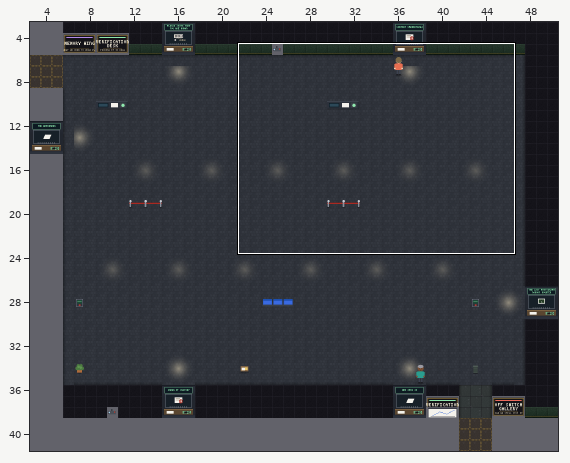
One commit to this Tiled map (JSON): maps/verify.tmj. The first picture is a wide view before the edit; the outline marks the close-up.
Close-up. The starting point:
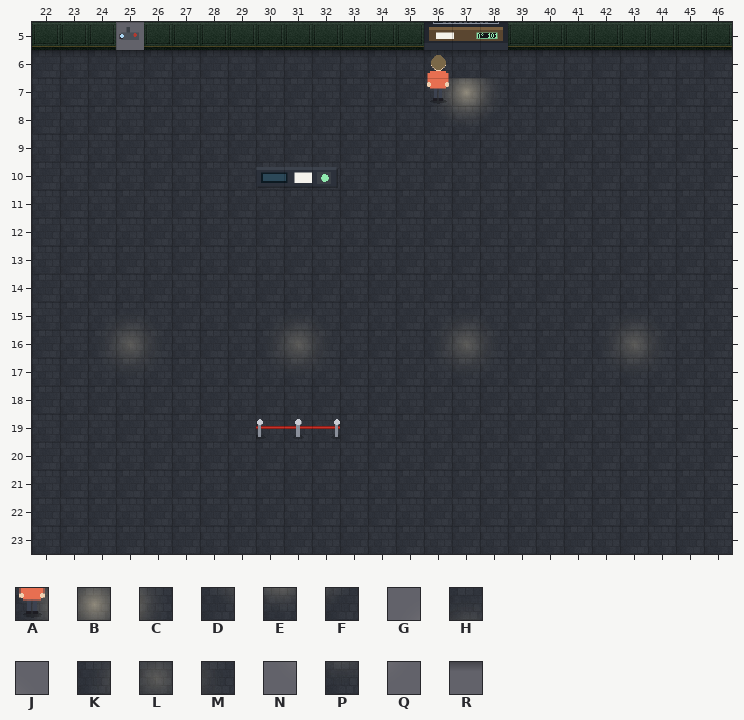
Cells are 32x32 px. Shown: x 22..46, y 5..23. The commit also changed other parts of the map, which this record leaves out.
Key: from "Chunk 2": A 5, B 6, C 7, D 8, E 9, F 10, G 11, H 12, J 13, K 14, L 15, M 16, N 17, P 18, Q 19, R 20.
_ is an empty cell.
Layers that did not change in this view are not listed.
Layer "decor" before, first column x 22:
 5 _________________________
 6 RRRRRRRRRRRRRRRRRRRRRRRRR
 7 ______________ABC________
 8 ______________DEF________
 9 _________________________
10 _________________________
11 _________________________
12 _________________________
13 _________________________
14 _________________________
15 __GHJ___GHJ___GHJ___GHJ__
16 __KLM___KLM___KLM___KLM__
17 __NPQ___NPQ___NPQ___NPQ__
18 _________________________
19 _________________________
20 _________________________
21 _________________________
22 _________________________
23 _________________________
The same view after the edit:
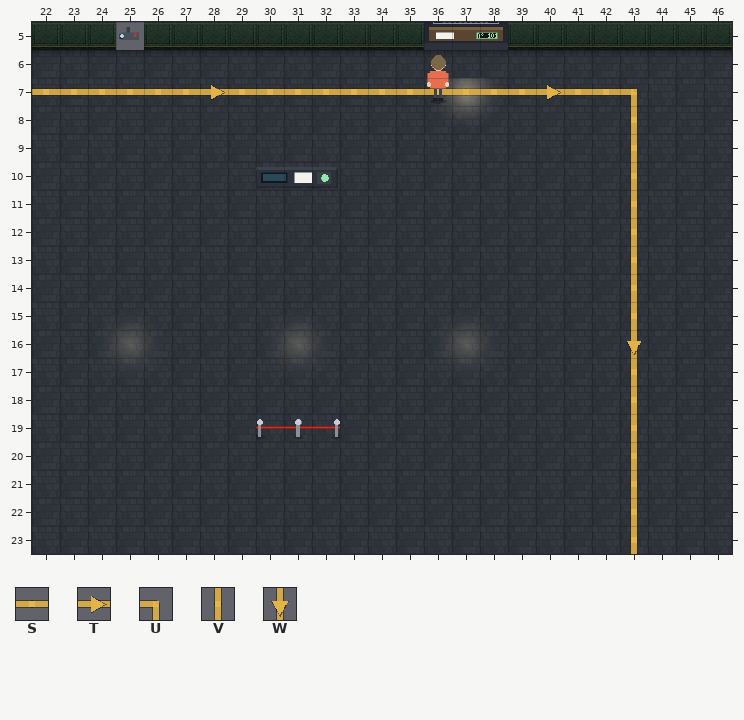
Further tiles: from "Chunk 1": S 116, T 117, U 118, V 119, W 120.
Tiles of an added or newly shown layer are drawn over the layers below it.
See-through tiles are keyed as they look on the map.
Change:
Changed rows in their new state; . is an unchanged cell.
Layer "decor":
first column x 43:
15 _
16 _
17 _
Layer "wayfinding" (added):
first column x 22:
 7 SSSSSSTSSSSSSSSSSSTSSU
 8 .....................V
 9 .....................V
10 .....................V
11 .....................V
12 .....................V
13 .....................V
14 .....................V
15 .....................V
16 .....................W
17 .....................V
18 .....................V
19 .....................V
20 .....................V
21 .....................V
22 .....................V
23 .....................V
Where, in picture pixels (left, top, right, bottom), the same in both close-ups:
changed: (32, 85, 648, 554)
